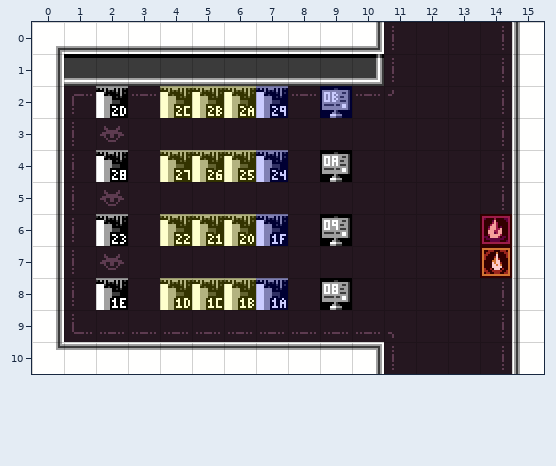
Two versions of a level (Tiled map, art/rooms/Hub/DebugRoom3.tmx). The picture above was drawn from the file before the commit.
Cells are 16x16 px. Shown: x 0..15, y 0..10.
And afterwards:
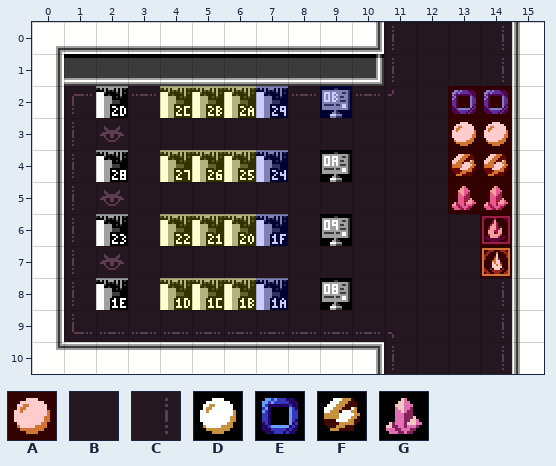
Key: from "Attributes": A 3; from "DiscoFloorTiles": B 0 "floor", C 11 "floor"; from "TechnicalTiles": D 41 "item", E 42 "item", F 43 "item", G 44 "item".
_ is an empty cell.
See-through tiles are keyed as they look on the map.
From old to new:
Layer "Base":
Tile D replaces tile B in row 3 at x 13.
Tile D replaces tile C in row 3 at x 14.
Tile E replaces tile B in row 2 at x 13.
Tile E replaces tile C in row 2 at x 14.
Tile F replaces tile B in row 4 at x 13.
Tile F replaces tile C in row 4 at x 14.
Tile G replaces tile B in row 5 at x 13.
Tile G replaces tile C in row 5 at x 14.
Layer "Attributes":
Tile A is added in rows 2 to 5 at x 13 to 14.
Boxes around the changes in both pictures, in picture pixels (x1, y1, x2, y2):
changed: (448, 86, 512, 214)
